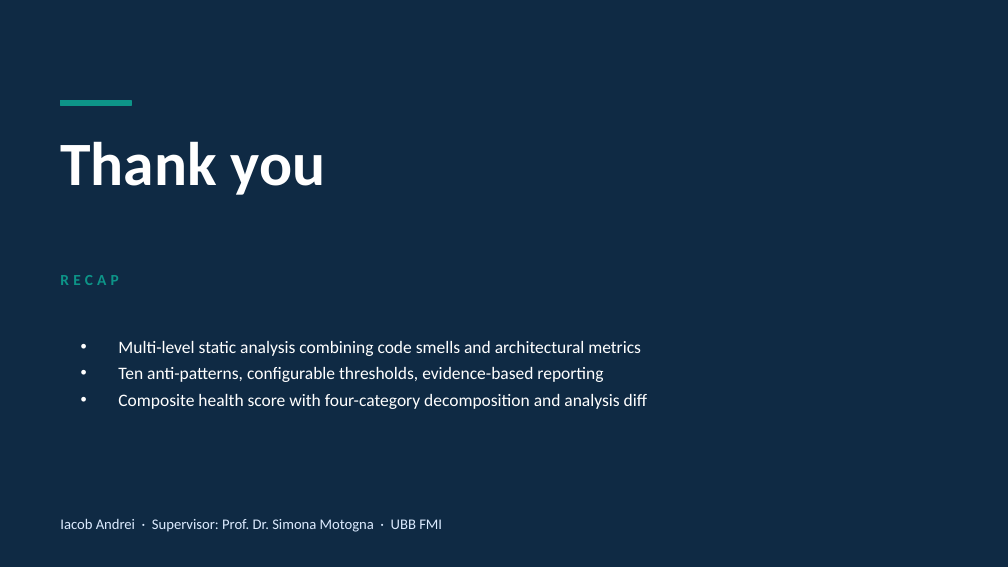
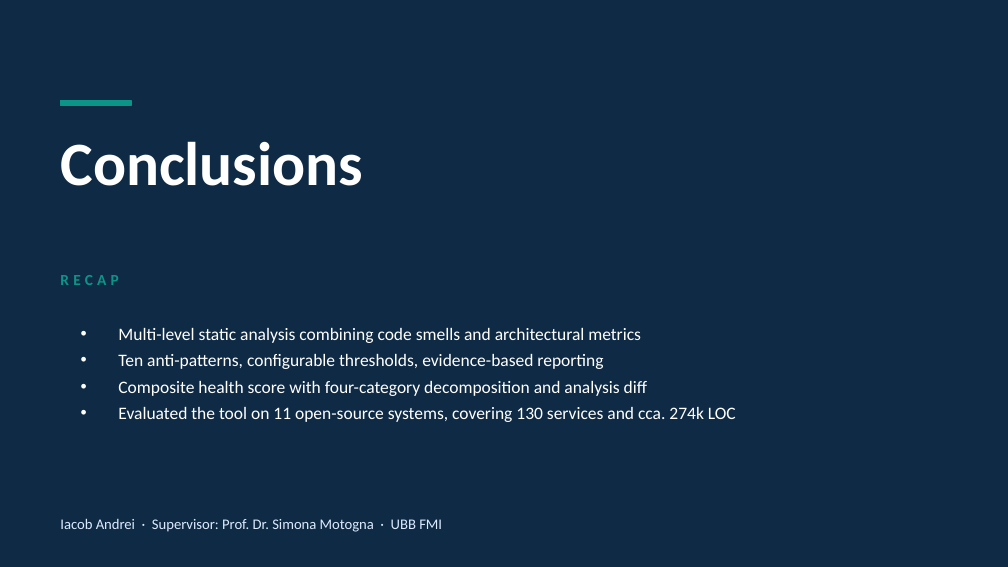
Before and after one commit to andrei45635/dissertation_backend, a slide deck: slide 11 of thesis/presentation/MSA_Detector_Defense_v2.pptx (slide 12 before the commit). Drawn at 1008x567 pixels with LibreOffice and Linux fonts; fonts in the diff are those of the drawing. Boxes give left, top, right and bottom in pixels: in the first picture for what was removed or moved away, otherwise in the second. Text is boxed around its words. In the diff, an @@ line names an element or a change of style, - is before the commit and + after.

```diff
--- a/thesis/presentation/MSA_Detector_Defense_v2.pptx
+++ b/thesis/presentation/MSA_Detector_Defense_v2.pptx
@@ text at [60,141,363,186]: text changed @@
-Thank you
+Conclusions
@@ text at [118,407,736,422]: paragraph added @@
+• Evaluated the tool on 11 open-source systems, covering 130 services and cca. 274k LOC
```
Also in this commit, not shown: 2 other slides changed, 4 slides added, 3 other files.
